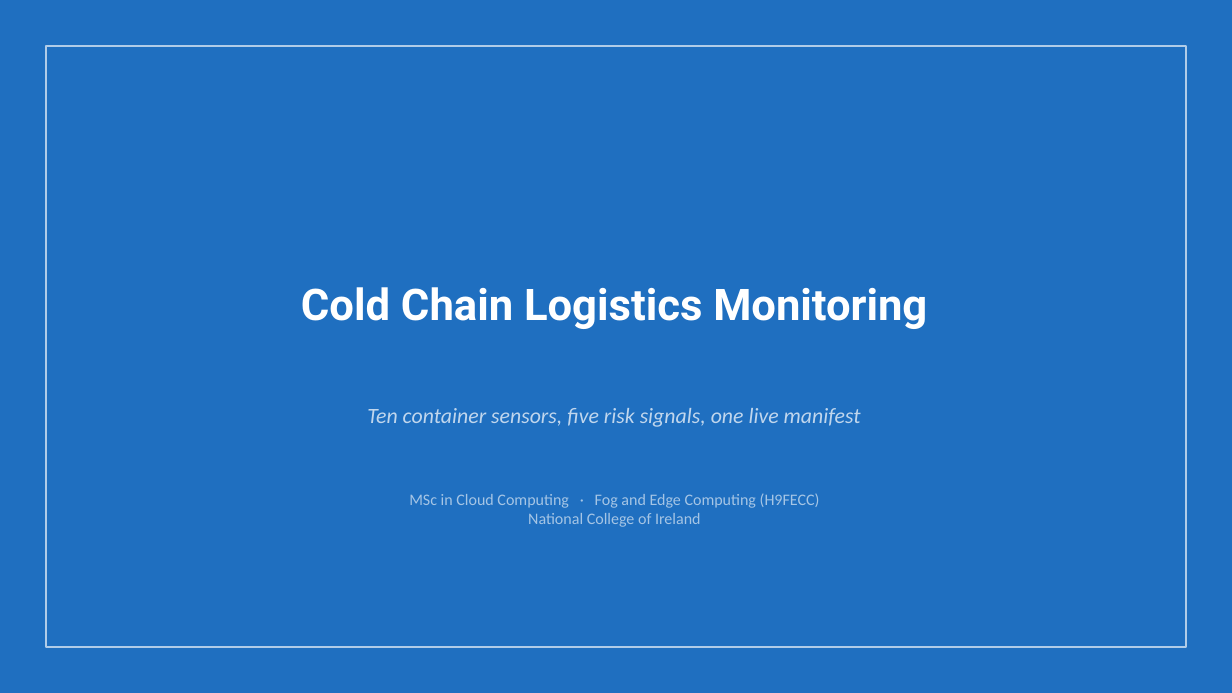
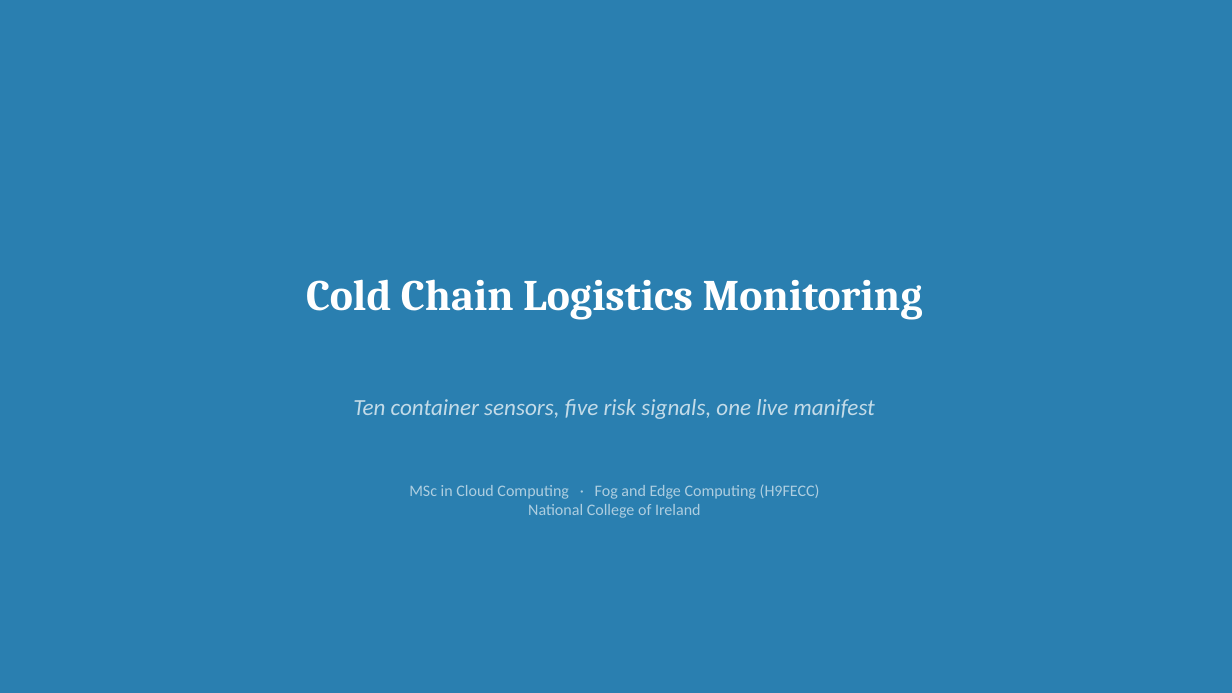
Before and after one commit to valletivarish/FEC_version_2, a slide deck: slide 1 of ppt/cold-chain-logistics.pptx. Drawn at 1232x693 pixels with LibreOffice and Linux fonts; fonts in the diff are those of the drawing. Boxes give left, top, right and bottom in pixels: in the first picture for what was removed or moved away, otherwise in the second. Text is boxed around its words. In the diff, an @@ line names an element or a change of style, - is before the commit and + after.

Commit message:
Re-theme project 04 deck (teal band, badge-free) + all 8 unassigned spare decks to distinct new themes; clear bold highlighting

```diff
--- a/ppt/cold-chain-logistics.pptx
+++ b/ppt/cold-chain-logistics.pptx
@@ rectangle at (0,0,1232,693): fill #1F6FC0 to #2A7FB0 @@
@@ rectangle removed at (46,46,1186,647) @@
@@ text "Cold Chain Logistics Monitoring": place and size @@
-text "Cold Chain Logistics Monitoring" at (301,287,927,329)
+text "Cold Chain Logistics Monitoring" at (306,279,923,320)
@@ text "Cold Chain Logistics Monitoring" at (306,279,923,320): font Roboto to Cambria @@
@@ text "Ten container sensors, five risk ...": place and size @@
-text "Ten container sensors, five risk ..." at (367,408,861,427)
+text "Ten container sensors, five risk ..." at (353,399,875,419)
@@ text "Ten container sensors, five risk ..." at (353,399,875,419): size 17 to 18 pt, text colour #C0D6ED to #C3DBE8 @@
@@ text "MSc in Cloud Computing · ...": place and size @@
-text "MSc in Cloud Computing · ..." at (409,493,820,527)
+text "MSc in Cloud Computing · ..." at (409,485,820,518)
@@ text "MSc in Cloud Computing · ..." at (409,485,820,518): text colour #A5C5E5 to #AECEE0 @@
```
Also in this commit, not shown: 5 other slides changed, 9 other files.
